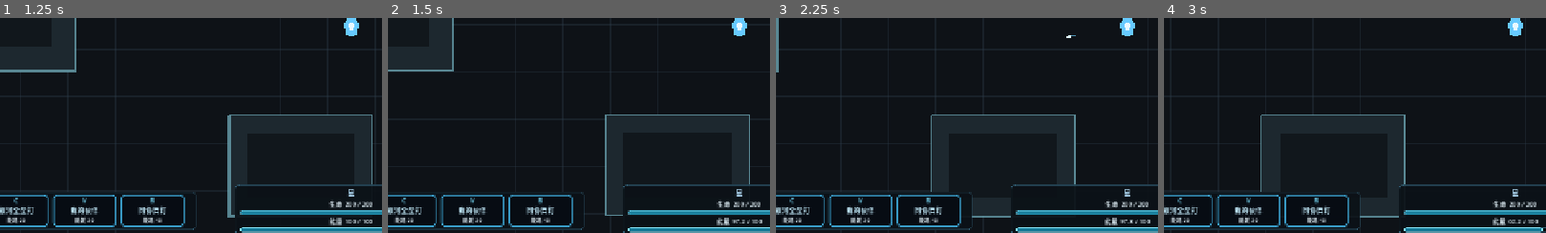
Above: before the commit, frames 1-4 (left to right).
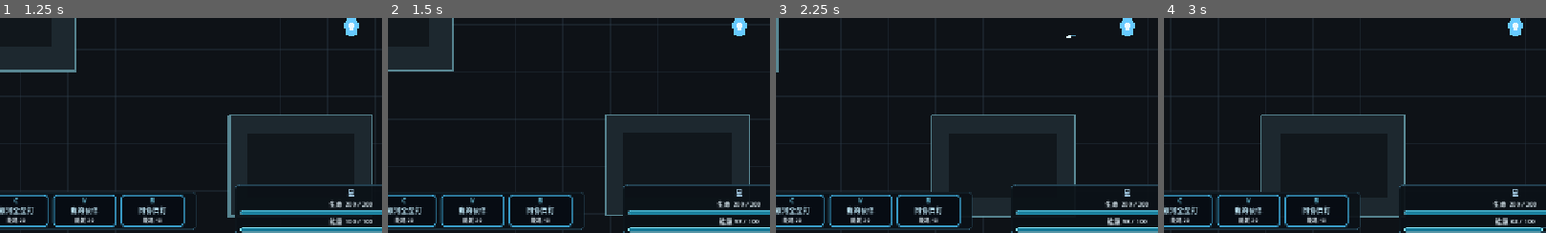
Above: after the commit, the same moments.

Repository: LisBam/StarHacker
Game: Godot game, scene res://scenes/ui/main_menu.tscn
Two runs of this game, one before a commit and one after it. Both use one fixed random seed, a clock stepped at 60 frames per second and the inputs below.
Inputs (mouse positions are % of the whole screen's width and height, from its top left):
- Up to frame 1 (1.25 s): click "骇入" at 0.5 s
- Up to frame 2 (1.5 s): tap Enter at 1.25 s; move the mouse to (72, 45) at 1.27 s; hold D (move_right) from 1.28 s (still down); click (72, 45) at 1.35 s
- Up to frame 3 (2.25 s): release D (move_right) at 2 s; drag from (30, 55) to (53, 50) at 2.02 s
- Up to frame 4 (3 s): tap Space (dodge) at 2.75, 2.85 s; move the mouse to (60, 28) at 2.77 s; hold D (move_right) from 2.78 s (still down)
The pictures show only the part of the screen within x 4-54%, y 48-98%; the shares and areas given below are measured in that part.

Frame 1 is identical in both runs. In frame 2, 0.2% of the frame differs, in the area x 86-98%, y 92-97%; in frame 3, 0.2%; in frame 4, 0.2%.

Commit message:
1.优化战斗能量整数显示

Diff:
--- a/project.godot
+++ b/project.godot
@@ -11,10 +11,10 @@
 [application]
 
 config/name="星穹骇客"
-config/name_en="Star Hacker"
 run/main_scene="res://scenes/ui/main_menu.tscn"
 config/features=PackedStringArray("4.6", "GL Compatibility")
 config/icon="res://icon.svg"
+config/name_en="Star Hacker"
 
 [autoload]
 
--- a/scripts/ui/combat_hud.gd
+++ b/scripts/ui/combat_hud.gd
@@ -706,7 +706,8 @@
 
 func _format_energy_display_value(value: float) -> String:
 	## 格式化战斗 HUD 能量数值；整数不显示无意义的小数，0.1 精度的非整数值保留一位小数。
-	return str(roundi(value)) if is_equal_approx(value, roundf(value)) else "%.1f" % value
+	## 显示协议补充：底部战斗 HUD 统一四舍五入为整数，避免自然回复的 0.1 精度结算在玩家界面出现小数点；该格式化不改变实际能量、能量条比例或技能与武器的消耗判定。
+	return str(roundi(value))
 
 
 func _on_shield_changed(_current_shield: float, _max_shield: float) -> void:
Not shown, changed: docs/ui_style.md
Not shown, changed: docs/游戏机制与玩法内容.md
